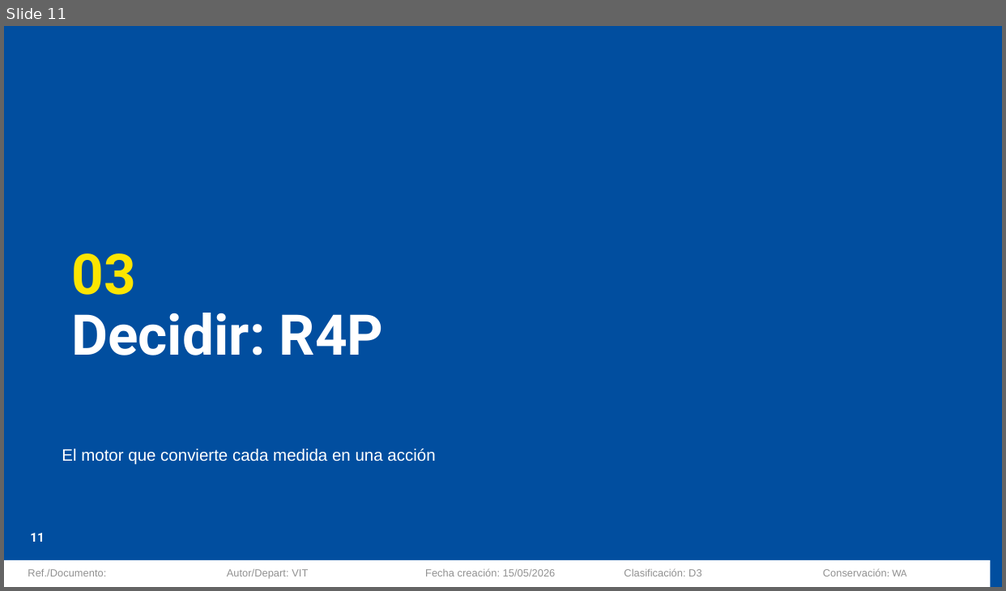
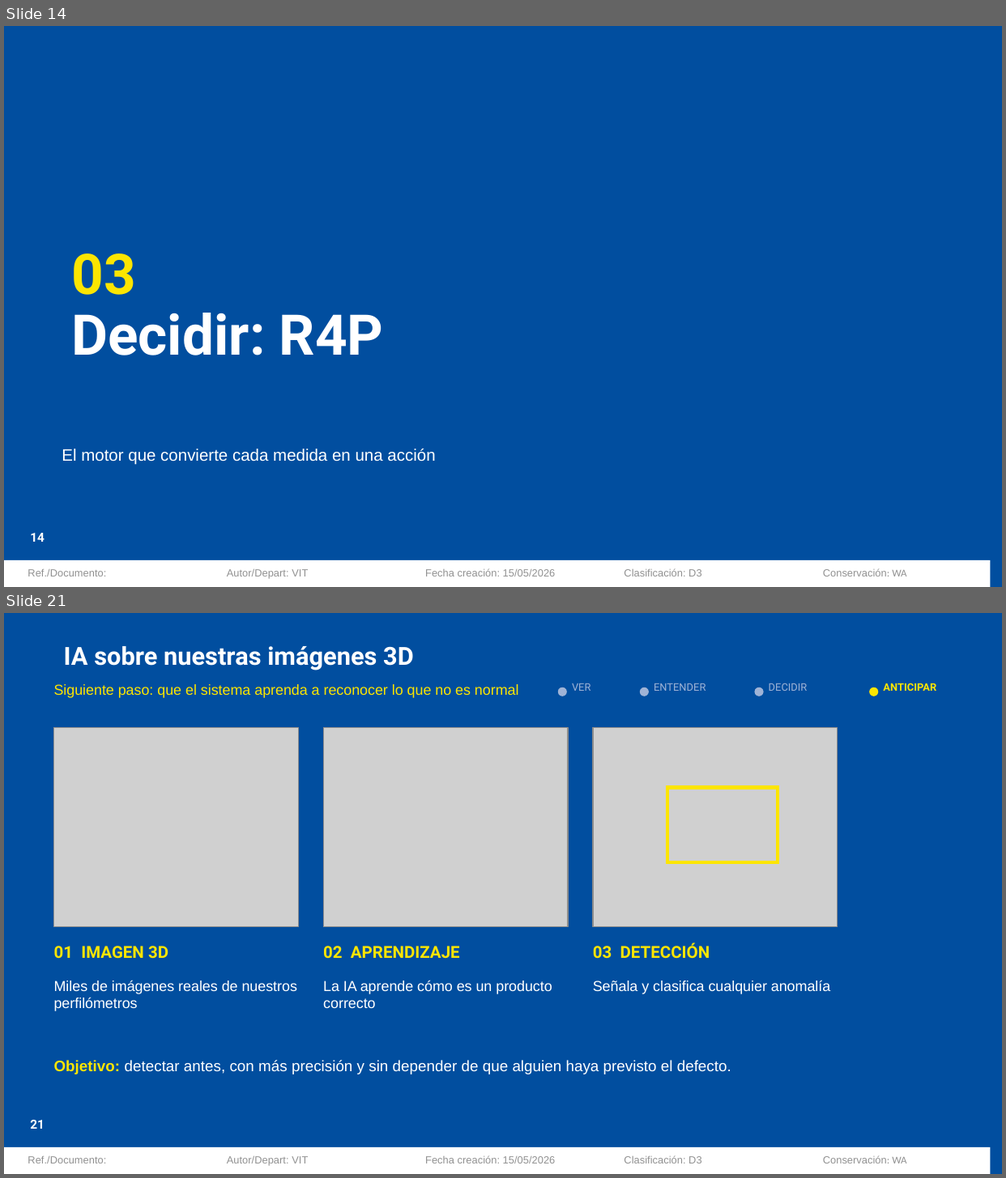
Before and after one commit to Asierenux/blank-app, a slide deck: presentaciones/Michelin_Hyundai_Fabricacion_Digital_ES.pptx. Shown one above the other, each under a label of ours: slide 11 before the commit, slides 14 and 21 after it; the slides between them are not shown. The pictures are 1006x591 and 1006x1178 pixels, drawn with LibreOffice and Linux fonts; fonts in the diff are those of the drawing; grey boxes stand for pictures; background and template pictures are left out. Boxes give left, top, right and bottom in pixels: in the first picture for what was removed or moved away, otherwise in the second. Text is boxed around its words. In the diff, an @@ line names an element or a change of style, - is before the commit and + after.

```diff
--- a/presentaciones/Michelin_Hyundai_Fabricacion_Digital_ES.pptx
+++ b/presentaciones/Michelin_Hyundai_Fabricacion_Digital_ES.pptx
@@ slide 21 added at <box>4,613,1002,1174</box>, background #014E9F; not listed: 7 template elements that a slide beside it also shows @@
@@ title added at <box>64,646,414,671</box>, 18 pt, text #FFFFFF, bold @@
+IA sobre nuestras imágenes 3D
@@ text added at <box>54,684,519,698</box>, 10.5 pt, text #FCE500 @@
+Siguiente paso: que el sistema aprenda a reconocer lo que no es normal
@@ text added at <box>572,683,590,691</box>, 7.5 pt, text #9FB3D6 @@
+VER
@@ text added at <box>654,683,705,691</box>, 7.5 pt, text #9FB3D6 @@
+ENTENDER
@@ text added at <box>769,683,808,691</box>, 7.5 pt, text #9FB3D6 @@
+DECIDIR
@@ text added at <box>883,683,936,691</box>, 7.5 pt, text #FCE500, bold @@
+ANTICIPAR
@@ ellipse added at <box>558,687,567,696</box>, fill #9FB3D6 @@
@@ ellipse added at <box>640,687,649,696</box>, fill #9FB3D6 @@
@@ ellipse added at <box>754,687,764,696</box>, fill #9FB3D6 @@
@@ ellipse added at <box>869,687,878,696</box>, fill #FCE500 @@
@@ picture added at <box>54,728,298,927</box> @@
@@ picture added at <box>323,728,568,927</box> @@
@@ picture added at <box>593,728,837,927</box> @@
@@ rectangle added at <box>667,788,778,862</box>, outline #FCE500 2.5 pt @@
@@ text added at <box>54,946,168,959</box>, 12 pt, text #FCE500, bold @@
+01 IMAGEN 3D
@@ text added at <box>323,946,460,959</box>, 12 pt, text #FCE500, bold @@
+02 APRENDIZAJE
@@ text added at <box>593,943,710,959</box>, 12 pt, text #FCE500, bold @@
+03 DETECCIÓN
@@ text added at <box>54,980,297,1012</box>, 10.5 pt, text #FFFFFF @@
+Miles de imágenes reales de nuestros perfilómetros
@@ text added at <box>323,980,552,1008</box>, 10.5 pt, text #FFFFFF @@
+La IA aprende cómo es un producto correcto
@@ text added at <box>593,980,830,995</box>, 10.5 pt, text #FFFFFF @@
+Señala y clasifica cualquier anomalía
@@ text added at <box>54,1060,731,1075</box>, 11 pt, text #FFFFFF @@
+Objetivo: detectar antes, con más precisión y sin depender de que alguien haya previsto el defecto.
@@ what was slide 11 is now slide 14 @@
@@ page number at <box>30,533,44,542</box>: text changed @@
-11
+14
```
Also in this commit, not shown: 10 slides changed, 9 other slides added, 3 slides removed.
